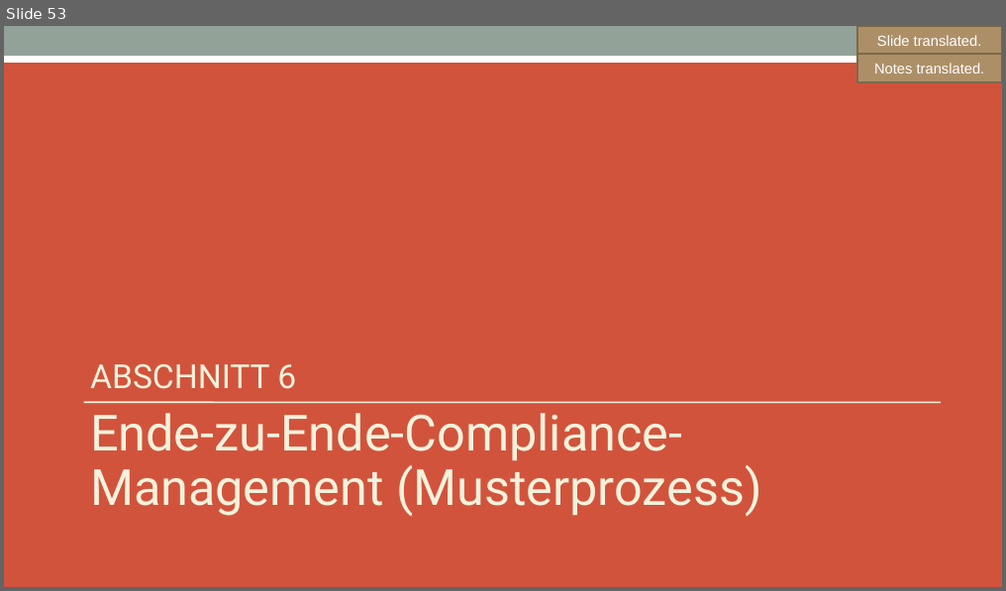
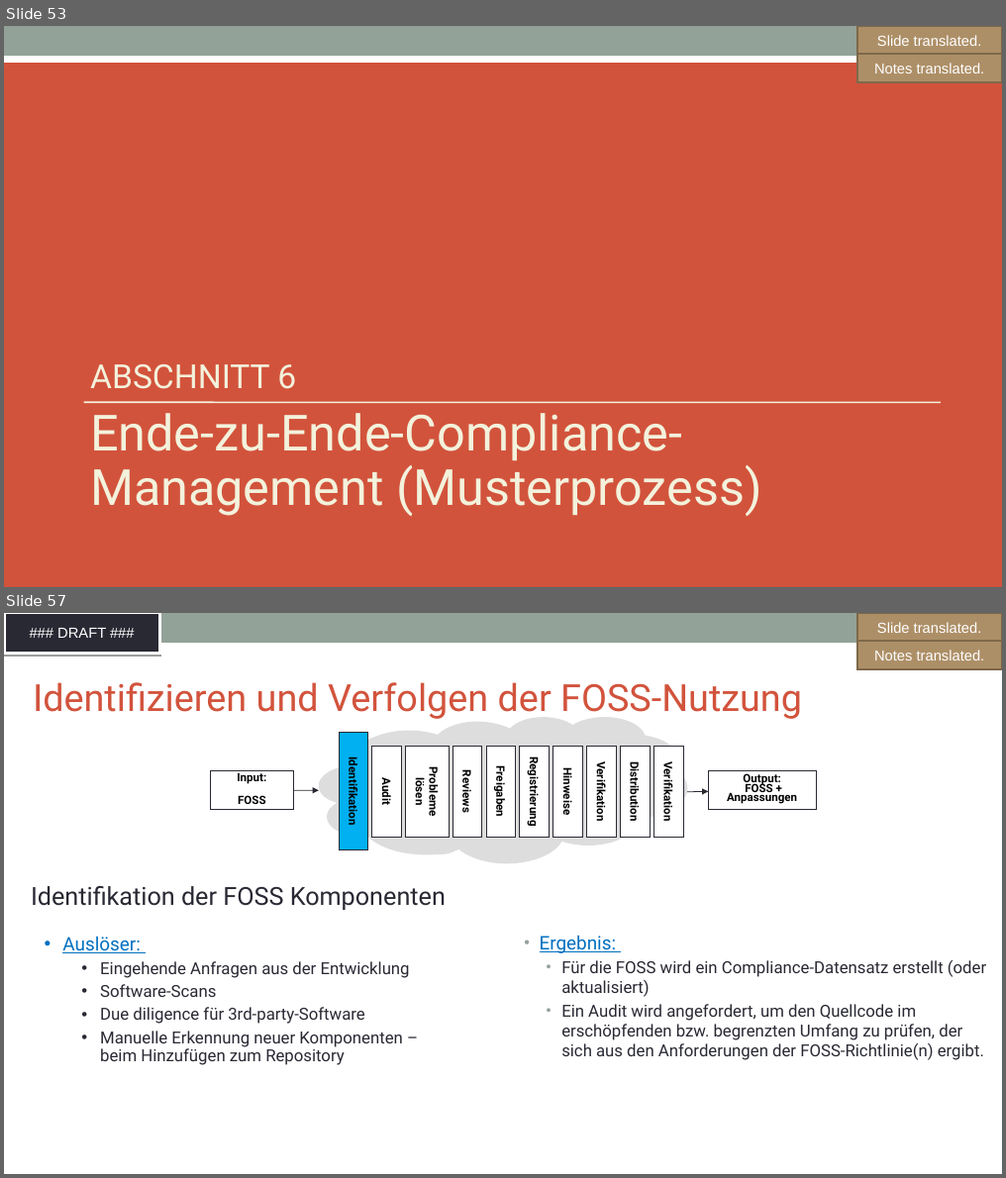
Before and after one commit to SThanheiser/curriculum, a slide deck: translation-DE/slides/DFT_openchain-curriculum-for-1-1_GER.odp. Shown one above the other, each under a label of ours: slide 53 before the commit, slides 53 and 57 after it; the slides between them are not shown. The pictures are 1006x591 and 1006x1178 pixels, drawn with LibreOffice and Linux fonts; fonts in the diff are those of the drawing; background and template pictures are left out. Boxes give left, top, right and bottom in pixels: in the first picture for what was removed or moved away, otherwise in the second. Text is boxed around its words. In the diff, an @@ line names an element or a change of style, - is before the commit and + after.

```diff
--- a/translation-DE/slides/DFT_openchain-curriculum-for-1-1_GER.odp
+++ b/translation-DE/slides/DFT_openchain-curriculum-for-1-1_GER.odp
@@ slide 57 added at [4,613,1002,1174], background #FFFFFF; not listed: 1 template element that a slide beside it also shows @@
@@ freeform shape added at [4,613,159,654], fill #292934, outline #FFFFFF 3 pt, 14 pt, text #FFFFFF @@
+### DRAFT ###
@@ freeform shape added at [857,613,1002,642], fill #AD8F67, outline #7E684A 2.01 pt, 14 pt, text #FFFFFF @@
+Slide translated.
@@ freeform shape added at [857,641,1002,669], fill #AD8F67, outline #7E684A 2.01 pt, 14 pt, text #FFFFFF @@
+Notes translated.
@@ text added at [33,682,802,719], 36 pt, text #D2533C @@
+Identifizieren und Verfolgen der FOSS-Nutzung
@@ freeform shape added at [319,717,687,863], fill #DDDDDD @@
@@ freeform shape added at [339,733,368,851], fill #00B0F0, outline #292934 0.74 pt, 11 pt, text #000000, bold @@
+Identifikation
@@ freeform shape added at [372,746,402,837], fill #FFFFFF, outline #292934 0.74 pt, 11 pt, text #000000, bold @@
+Audit
@@ freeform shape added at [406,746,449,837], fill #FFFFFF, outline #292934 0.74 pt, 11 pt, text #000000, bold @@
+Probleme lösen
@@ freeform shape added at [452,746,482,837], fill #FFFFFF, outline #292934 0.74 pt, 11 pt, text #000000, bold @@
+Reviews
@@ freeform shape added at [486,746,516,837], fill #FFFFFF, outline #292934 0.74 pt, 11 pt, text #000000, bold @@
+Freigaben
@@ freeform shape added at [520,746,549,837], fill #FFFFFF, outline #292934 0.74 pt, 11 pt, text #000000, bold @@
+Registrierung
@@ freeform shape added at [553,746,582,837], fill #FFFFFF, outline #292934 0.74 pt, 11 pt, text #000000, bold @@
+Hinweise
@@ freeform shape added at [587,746,616,837], fill #FFFFFF, outline #292934 0.74 pt, 11 pt, text #000000, bold @@
+Verifikation
@@ freeform shape added at [621,746,649,837], fill #FFFFFF, outline #292934 0.74 pt, 11 pt, text #000000, bold @@
+Distribution
@@ freeform shape added at [654,746,683,837], fill #FFFFFF, outline #292934 0.74 pt, 11 pt, text #000000, bold @@
+Verifikation
@@ freeform shape added at [211,771,293,809], fill #FFFFFF, outline #292934 0.74 pt, 11 pt, text #000000, bold @@
+Input:
+FOSS
@@ arrow added from (293, 790) to (319, 790), #292934 0.74 pt @@
@@ freeform shape added at [709,771,816,809], fill #FFFFFF, outline #292934 0.74 pt, 11 pt, text #000000, bold @@
+Output:
+FOSS + Anpassungen
@@ arrow added from (687, 792) to (709, 792), #292934 0.74 pt @@
@@ free added at [24,877,467,946], 24 pt, text #292934 @@
+Identifikation der FOSS Komponenten
@@ text added at [62,937,410,1065], 16 pt, text #292934 @@
+• Auslöser:
+  • Eingehende Anfragen aus der Entwicklung
+  • Software-Scans
+  • Due diligence für 3rd-party-Software
+  • Manuelle Erkennung neuer Komponenten –
+    beim Hinzufügen zum Repository
@@ text added at [540,935,986,1060], 16 pt, text #292934 @@
+• Ergebnis:
+  • Für die FOSS wird ein Compliance-Datensatz erstellt (oder aktualisiert)
+  • Ein Audit wird angefordert, um den Quellcode im erschöpfenden bzw. begrenzten Umfang zu prüfen, der sich aus den Anforderungen der FOSS-Richtlinie(n) ergibt.
```
Also in this commit, not shown: 8 slides changed, 5 other slides added, 6 slides removed, 1 other file.
